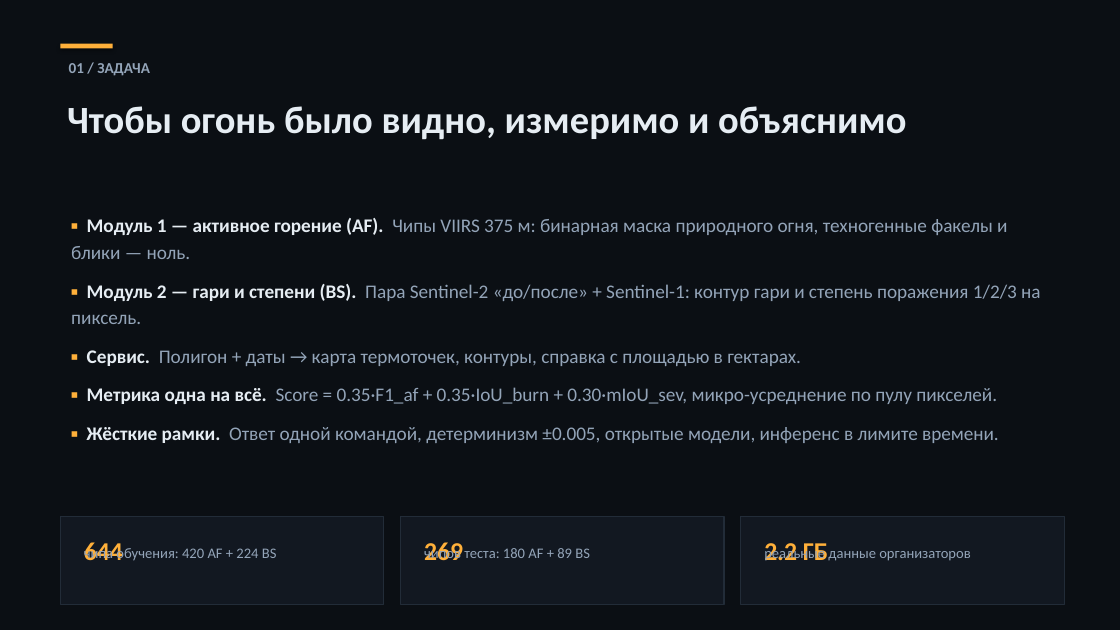
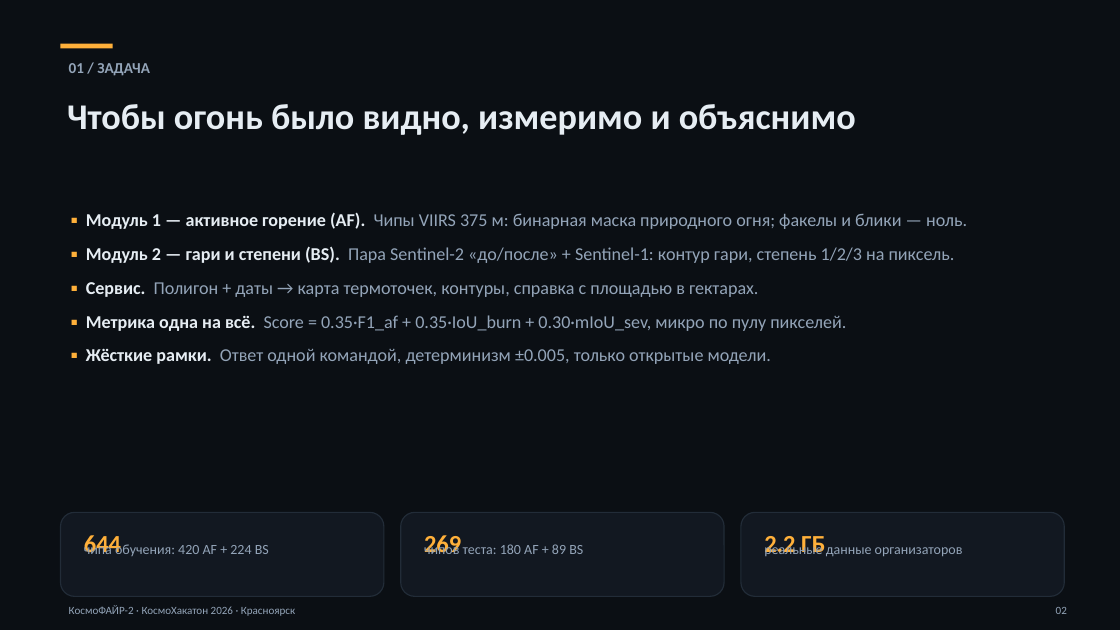
Before and after one commit to overbaffe1/CosmoH, a slide deck: slide 2 of presentation_final.pptx. Drawn at 1120x630 pixels with LibreOffice and Linux fonts; fonts in the diff are those of the drawing. Boxes give left, top, right and bottom in pixels: in the first picture for what was removed or moved away, otherwise in the second. Text is boxed around its words. In the diff, an @@ line names an element or a change of style, - is before the commit and + after.

```diff
--- a/presentation_final.pptx
+++ b/presentation_final.pptx
@@ text "Чтобы огонь было видно, измеримо ..." at (67,104,856,135): size 33 to 31 pt @@
@@ text at (86,212,967,263): text changed; size 16.5 to 15.5 pt @@
-▪ Модуль 1 — активное горение (AF). Чипы VIIRS 375 м: бинарная маска природного огня, техногенные факелы и блики — ноль.
-▪ Модуль 2 — гари и степени (BS). Пара Sentinel-2 «до/после» + Sentinel-1: контур гари и степень поражения 1/2/3 на пиксель.
+▪ Модуль 1 — активное горение (AF). Чипы VIIRS 375 м: бинарная маска природного огня; факелы и блики — ноль.
+▪ Модуль 2 — гари и степени (BS). Пара Sentinel-2 «до/после» + Sentinel-1: контур гари, степень 1/2/3 на пиксель.
@@ text at (86,282,759,297): size 16.5 to 15.5 pt in "▪ Сервис. Полигон + даты → карта ..."; line spacing 1.16 to 1.13; less space between paragraphs @@
@@ text at (86,315,846,364): text changed; size 16.5 to 15.5 pt @@
-▪ Метрика одна на всё. Score = 0.35·F1_af + 0.35·IoU_burn + 0.30·mIoU_sev, микро-усреднение по пулу пикселей.
-▪ Жёсткие рамки. Ответ одной командой, детерминизм ±0.005, открытые модели, инференс в лимите времени.
+▪ Метрика одна на всё. Score = 0.35·F1_af + 0.35·IoU_burn + 0.30·mIoU_sev, микро по пулу пикселей.
+▪ Жёсткие рамки. Ответ одной командой, детерминизм ±0.005, только открытые модели.
@@ rounded rectangle: place and size @@
-rounded rectangle at (60,517,384,605)
+rounded rectangle at (60,513,384,597)
@@ rounded rectangle: place and size @@
-rounded rectangle at (401,517,724,605)
+rounded rectangle at (401,513,724,597)
@@ rectangle to rounded rectangle in 3 elements at (60,513,384,597), (401,513,724,597), (741,513,1065,597) @@
@@ rounded rectangle: place and size @@
-rounded rectangle at (741,517,1065,605)
+rounded rectangle at (741,513,1065,597)
@@ size 12.5 to 12 pt; line spacing 1.05 to 1.02 in 3 elements at (84,542,269,558), (424,542,583,554), (826,547,963,557) @@
@@ size 22 to 21 pt in 3 elements at (84,535,121,554), (424,535,461,554), (764,536,825,556) @@
@@ text added at (69,605,295,616), 9.5 pt, text #93A4B8 @@
+КосмоФАЙР-2 · КосмоХакатон 2026 · Красноярск
@@ text added at (1056,607,1067,614), 9.5 pt, text #93A4B8 @@
+02
```
Also in this commit, not shown: 12 other slides changed.
